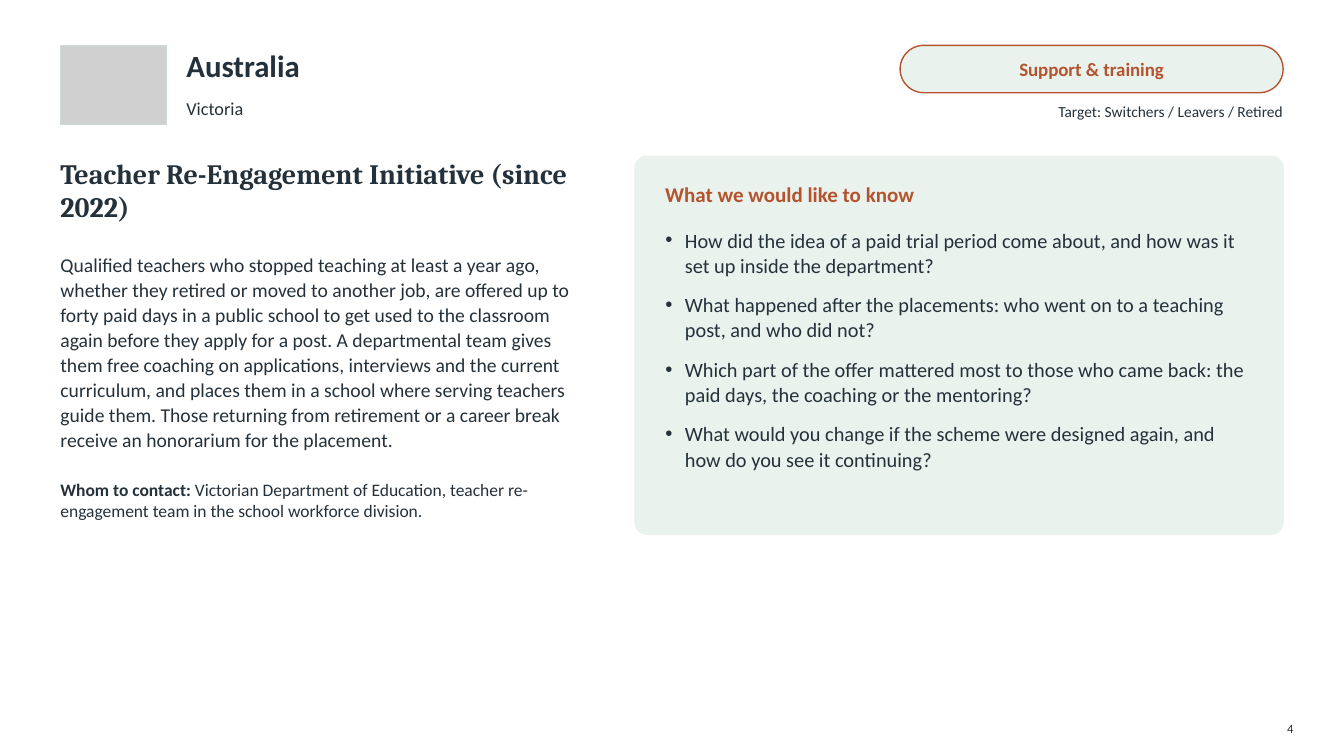
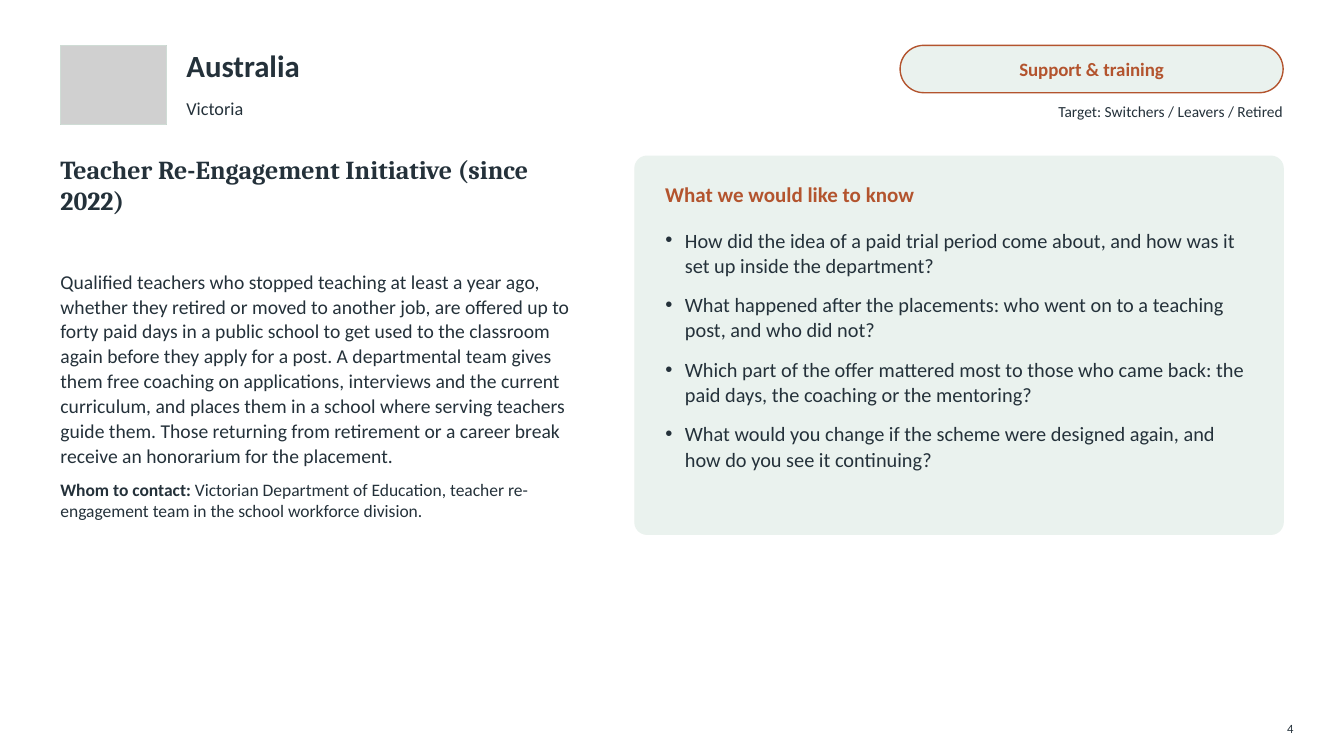
Before and after one commit to jedr1-ship-it/Alternative-Pathways----Quant, a slide deck: slide 4 of policies/Countries_to_contact.pptx. Drawn at 1344x756 pixels with LibreOffice and Linux fonts; fonts in the diff are those of the drawing; grey boxes stand for pictures. Boxes give left, top, right and bottom in pixels: in the first picture for what was removed or moved away, otherwise in the second. Text is boxed around its words. In the diff, an @@ line names an element or a change of style, - is before the commit and + after.

```diff
--- a/policies/Countries_to_contact.pptx
+++ b/policies/Countries_to_contact.pptx
@@ text "Teacher Re-Engagement Initiative (since 2022)" at bbox=[60, 160, 528, 214]: size 20 to 18.5 pt @@
@@ text "Qualified teachers who stopped teaching ...": place and size @@
-text "Qualified teachers who stopped teaching ..." at bbox=[60, 258, 569, 450]
+text "Qualified teachers who stopped teaching ..." at bbox=[60, 275, 569, 466]
```
Also in this commit, not shown: 7 other slides changed, 1 slide added, 3 other files.
